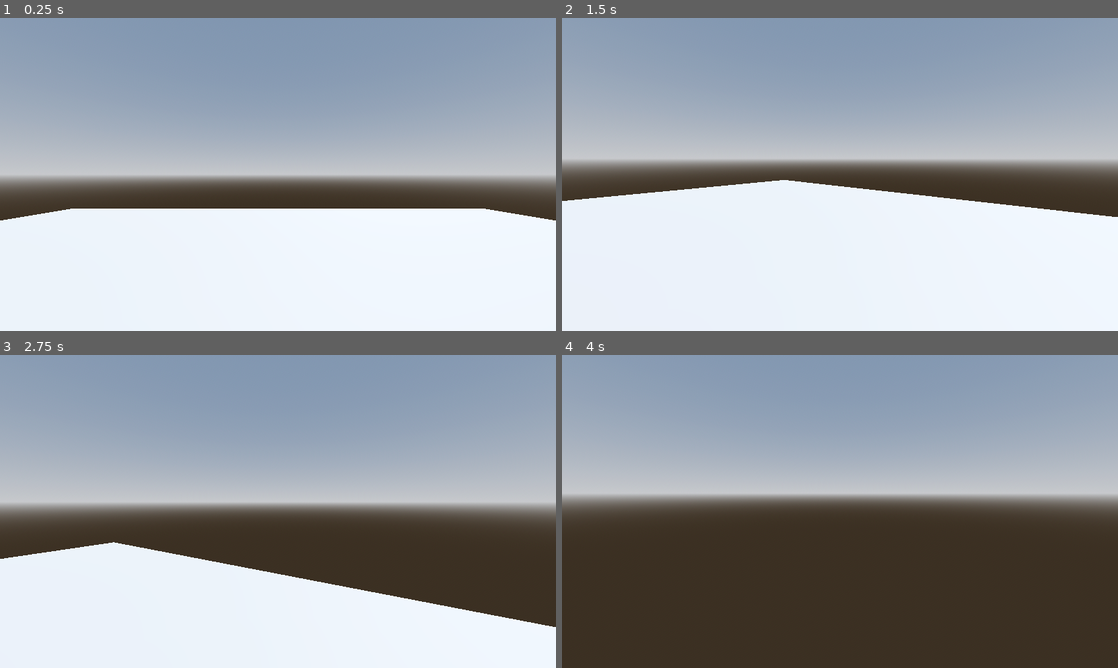
Above: before the commit, frames 1-4 (two rows, left to right).
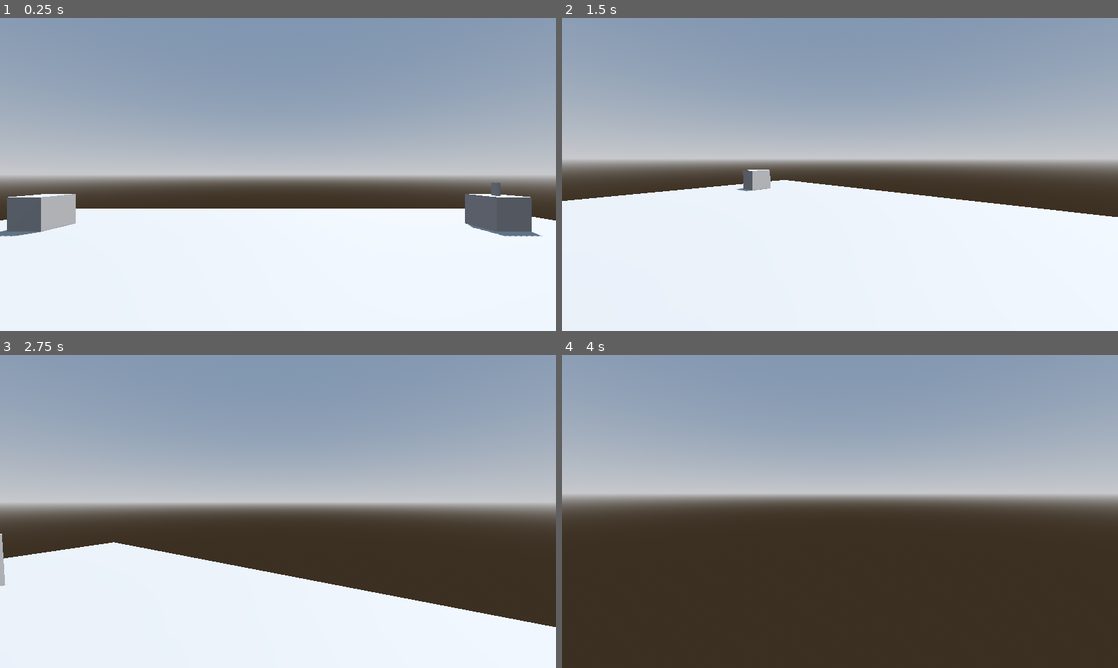
Above: after the commit, the same moments.

Repository: Mendi03/creepy_object_movement
Game: Godot game, scene res://3d_level.tscn
The game is run twice, just before and just after one commit, with the same random seed, the same clock (stepped at 60 frames per second) and the same inputs. The project has no main scene, so this scene is started directly.
Inputs (mouse positions are in pixels of both pictures, inside the frame that each line leads up to):
- Up to frame 1 (0.25 s): no input
- Up to frame 2 (1.5 s): tap Enter (ui_accept) at 0.5, 0.77 s; move the mouse to (962, 158) at 0.52 s; hold D (right) 0.53-1.28 s; click (962, 158) at 0.67 s; move the mouse to (812, 174) at 1.27 s; hold W (forward) from 1.28 s (still down)
- Up to frame 3 (2.75 s): keep holding W (forward); tap Enter (ui_accept) at 1.52 s; move the mouse to (289, 505) at 2.02 s
- Up to frame 4 (4 s): keep holding W (forward); move the mouse to (834, 517) at 2.77 s; tap Enter (ui_accept) at 3.02, 3.77 s; move the mouse to (878, 514) at 3.52 s

The runs differ from the first frame. In frame 1, 3.0% of the frame differs, in the area x 0-98%, y 52-70%; in frame 2, 0.3%; in frame 3, 0.1%; in frame 4, nothing differs.

Commit message:
added some baxes and made a simple model of a can

Diff:
--- a/3d_level.tscn
+++ b/3d_level.tscn
@@ -1,6 +1,7 @@
-[gd_scene load_steps=9 format=3 uid="uid://rftmegtqj63f"]
+[gd_scene load_steps=12 format=3 uid="uid://rftmegtqj63f"]
 
 [ext_resource type="Script" path="res://Player.gd" id="1_324b5"]
+[ext_resource type="PackedScene" uid="uid://cf7a5nuj3eqmc" path="res://can.tscn" id="2_sjk57"]
 
 [sub_resource type="ProceduralSkyMaterial" id="ProceduralSkyMaterial_j6h72"]
 sky_horizon_color = Color(0.64625, 0.65575, 0.67075, 1)
@@ -21,6 +22,11 @@
 [sub_resource type="ConcavePolygonShape3D" id="ConcavePolygonShape3D_0fmxa"]
 data = PackedVector3Array(10, 0, 10, -10, 0, 10, 10, 0, -10, -10, 0, 10, -10, 0, -10, 10, 0, -10)
 
+[sub_resource type="BoxMesh" id="BoxMesh_mi24y"]
+
+[sub_resource type="ConcavePolygonShape3D" id="ConcavePolygonShape3D_u6086"]
+data = PackedVector3Array(-0.5, 0.5, 0.5, 0.5, 0.5, 0.5, -0.5, -0.5, 0.5, 0.5, 0.5, 0.5, 0.5, -0.5, 0.5, -0.5, -0.5, 0.5, 0.5, 0.5, -0.5, -0.5, 0.5, -0.5, 0.5, -0.5, -0.5, -0.5, 0.5, -0.5, -0.5, -0.5, -0.5, 0.5, -0.5, -0.5, 0.5, 0.5, 0.5, 0.5, 0.5, -0.5, 0.5, -0.5, 0.5, 0.5, 0.5, -0.5, 0.5, -0.5, -0.5, 0.5, -0.5, 0.5, -0.5, 0.5, -0.5, -0.5, 0.5, 0.5, -0.5, -0.5, -0.5, -0.5, 0.5, 0.5, -0.5, -0.5, 0.5, -0.5, -0.5, -0.5, 0.5, 0.5, 0.5, -0.5, 0.5, 0.5, 0.5, 0.5, -0.5, -0.5, 0.5, 0.5, -0.5, 0.5, -0.5, 0.5, 0.5, -0.5, -0.5, -0.5, 0.5, 0.5, -0.5, 0.5, -0.5, -0.5, -0.5, 0.5, -0.5, 0.5, 0.5, -0.5, -0.5, -0.5, -0.5, -0.5)
+
 [sub_resource type="CapsuleMesh" id="CapsuleMesh_8n12r"]
 
 [sub_resource type="ConvexPolygonShape3D" id="ConvexPolygonShape3D_v1vj0"]
@@ -35,13 +41,40 @@
 transform = Transform3D(-0.866025, -0.433013, 0.25, 0, 0.5, 0.866025, -0.5, 0.75, -0.433013, 0, 0, 0)
 shadow_enabled = true
 
-[node name="MeshInstance3D" type="MeshInstance3D" parent="."]
+[node name="Floor" type="MeshInstance3D" parent="."]
 mesh = SubResource("PlaneMesh_u2mp3")
 
-[node name="StaticBody3D" type="StaticBody3D" parent="MeshInstance3D"]
+[node name="StaticBody3D" type="StaticBody3D" parent="Floor"]
 
-[node name="CollisionShape3D" type="CollisionShape3D" parent="MeshInstance3D/StaticBody3D"]
+[node name="CollisionShape3D" type="CollisionShape3D" parent="Floor/StaticBody3D"]
 shape = SubResource("ConcavePolygonShape3D_0fmxa")
+
+[node name="box1" type="MeshInstance3D" parent="."]
+transform = Transform3D(1, 0, 0, 0, 1, 0, 0, 0, 1, 0, 0.5, 6)
+mesh = SubResource("BoxMesh_mi24y")
+
+[node name="StaticBody3D" type="StaticBody3D" parent="box1"]
+
+[node name="CollisionShape3D" type="CollisionShape3D" parent="box1/StaticBody3D"]
+shape = SubResource("ConcavePolygonShape3D_u6086")
+
+[node name="box2" type="MeshInstance3D" parent="."]
+transform = Transform3D(1, 0, 0, 0, 1, 0, 0, 0, 1, 6.84586, 0.5, -6.40575)
+mesh = SubResource("BoxMesh_mi24y")
+
+[node name="StaticBody3D" type="StaticBody3D" parent="box2"]
+
+[node name="CollisionShape3D" type="CollisionShape3D" parent="box2/StaticBody3D"]
+shape = SubResource("ConcavePolygonShape3D_u6086")
+
+[node name="box3" type="MeshInstance3D" parent="."]
+transform = Transform3D(1, 0, 0, 0, 1, 0, 0, 0, 1, -7.35953, 0.5, -6.40575)
+mesh = SubResource("BoxMesh_mi24y")
+
+[node name="StaticBody3D" type="StaticBody3D" parent="box3"]
+
+[node name="CollisionShape3D" type="CollisionShape3D" parent="box3/StaticBody3D"]
+shape = SubResource("ConcavePolygonShape3D_u6086")
 
 [node name="Player" type="CharacterBody3D" parent="."]
 transform = Transform3D(1, 0, 0, 0, 1, 0, 0, 0, 1, 0, 1.34124, 0)
@@ -57,3 +90,6 @@
 transform = Transform3D(1, 0, 0, 0, 1, 0, 0, 0, 1, 0, 0.643216, 0)
 
 [node name="Camera3D" type="Camera3D" parent="Player/Neck"]
+
+[node name="Can" parent="." instance=ExtResource("2_sjk57")]
+transform = Transform3D(1, 0, 0, 0, 1, 0, 0, 0, 1, 6.846, 1.21475, -6.406)
--- /dev/null
+++ b/can.tscn
@@ -0,0 +1,15 @@
+[gd_scene load_steps=3 format=3 uid="uid://cf7a5nuj3eqmc"]
+
+[sub_resource type="CylinderMesh" id="CylinderMesh_1mx1n"]
+
+[sub_resource type="CylinderShape3D" id="CylinderShape3D_fp4eb"]
+
+[node name="Can" type="RigidBody3D"]
+
+[node name="MeshInstance3D" type="MeshInstance3D" parent="."]
+transform = Transform3D(0.2, 0, 0, 0, 0.2, 0, 0, 0, 0.2, 0, 0, 0)
+mesh = SubResource("CylinderMesh_1mx1n")
+
+[node name="CollisionShape3D" type="CollisionShape3D" parent="."]
+transform = Transform3D(0.2, 0, 0, 0, 0.2, 0, 0, 0, 0.2, 0, 0, 0)
+shape = SubResource("CylinderShape3D_fp4eb")
